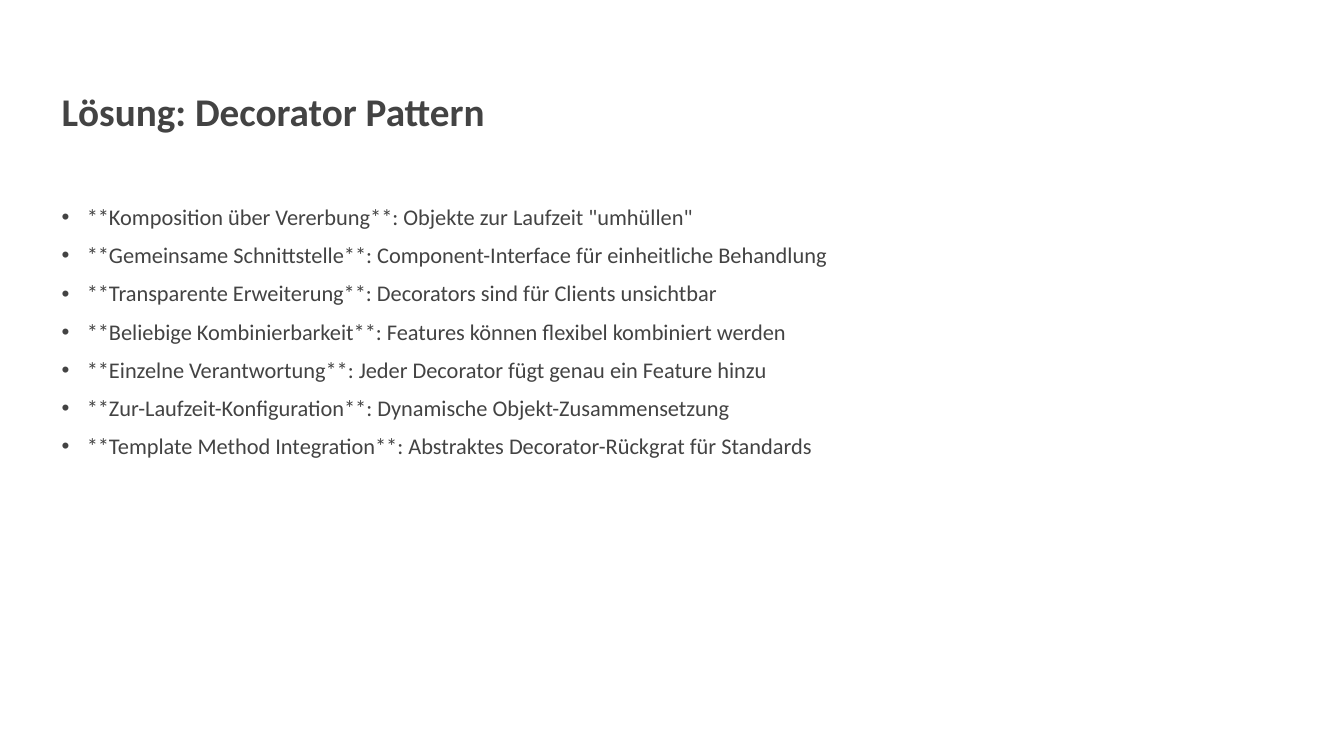
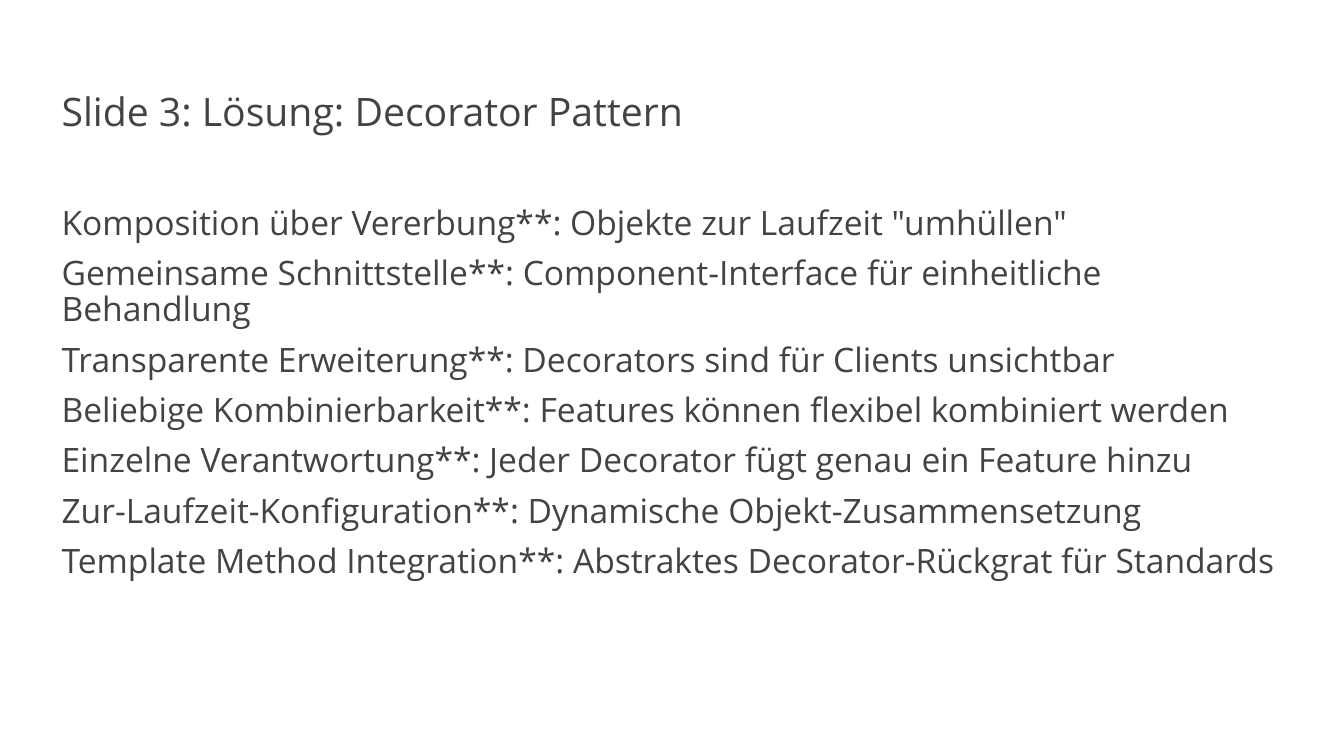
Before and after one commit to vanillacore-net/september-2025-telekom-training, a slide deck: slide 4 of presentations/powerpoint/block2-presentation.pptx. Drawn at 1344x756 pixels with LibreOffice and Linux fonts; fonts in the diff are those of the drawing; background and template pictures are left out. Boxes give left, top, right and bottom in pixels: in the first picture for what was removed or moved away, otherwise in the second. Text is boxed around its words. In the diff, an @@ line names an element or a change of style, - is before the commit and + after.

Commit message:
Fix Block 2 font issues - remove Calibri overrides
- Remove all explicit font.name = 'Calibri' settings for regular text
- Let VanillaCore.pptx template control fonts through layout inheritance
- Keep Consolas font ONLY for code blocks (Layout 9)
- Regenerate Block 2 presentation with 24 slides using proper font rules
- Create fix_block2_fonts.py script for template font compliance
- Professional appearance with template-controlled fonts

```diff
--- a/presentations/powerpoint/block2-presentation.pptx
+++ b/presentations/powerpoint/block2-presentation.pptx
@@ title at (62, 96, 683, 136): text changed; font Calibri to Open Sans; bold off @@
-Lösung: Decorator Pattern
+Slide 3: Lösung: Decorator Pattern
@@ text at (62, 209, 1274, 581): text changed; size 16 to 24 pt; font Calibri to Open Sans @@
-• **Komposition über Vererbung**: Objekte zur Laufzeit "umhüllen"
-• **Gemeinsame Schnittstelle**: Component-Interface für einheitliche Behandlung
-• **Transparente Erweiterung**: Decorators sind für Clients unsichtbar
-• **Beliebige Kombinierbarkeit**: Features können flexibel kombiniert werden
-• **Einzelne Verantwortung**: Jeder Decorator fügt genau ein Feature hinzu
-• **Zur-Laufzeit-Konfiguration**: Dynamische Objekt-Zusammensetzung
-• **Template Method Integration**: Abstraktes Decorator-Rückgrat für Standards
+Komposition über Vererbung**: Objekte zur Laufzeit "umhüllen"
+Gemeinsame Schnittstelle**: Component-Interface für einheitliche Behandlung
+Transparente Erweiterung**: Decorators sind für Clients unsichtbar
+Beliebige Kombinierbarkeit**: Features können flexibel kombiniert werden
+Einzelne Verantwortung**: Jeder Decorator fügt genau ein Feature hinzu
+Zur-Laufzeit-Konfiguration**: Dynamische Objekt-Zusammensetzung
+Template Method Integration**: Abstraktes Decorator-Rückgrat für Standards
```
Also in this commit, not shown: 18 other slides changed, 5 slides added, 5 slides removed, 2 other files.
